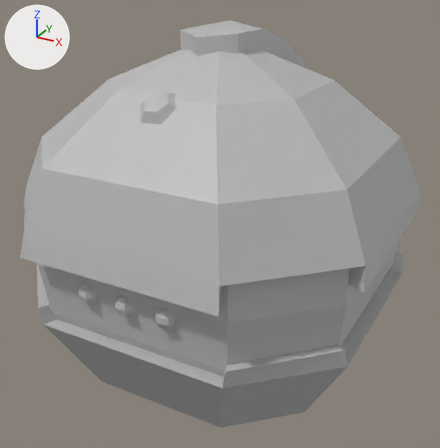
The FBX model Diamond Engine/Project Folder/Assets/Models/Mando/Grenade.fbx as it was, and as the next commit left it.
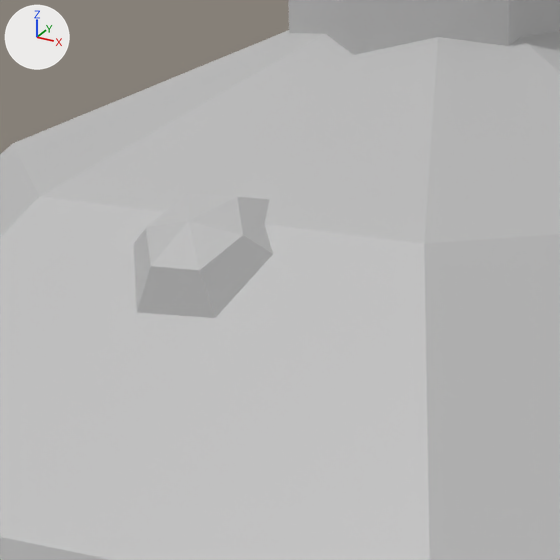
Each version appears first whole from a camera (50 mm lens) standing at (0.002219, -0.004023, 0.003579) and looking at (0.000008, -0.000004, 0.001569), and next in a close-up on the part from 24% to 57% of the width and 9% to 42% of the height. The axes (+X, +Y, +Z) are drawn at upper left. The lights are the same throughout. Where no turn or scale is listed for an object, it has been applied to the vertices.

In view in the first close-up: 'Grenade'.
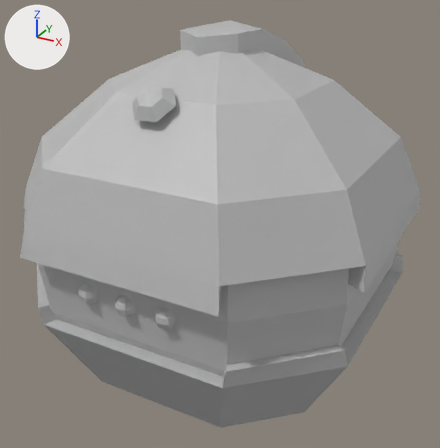
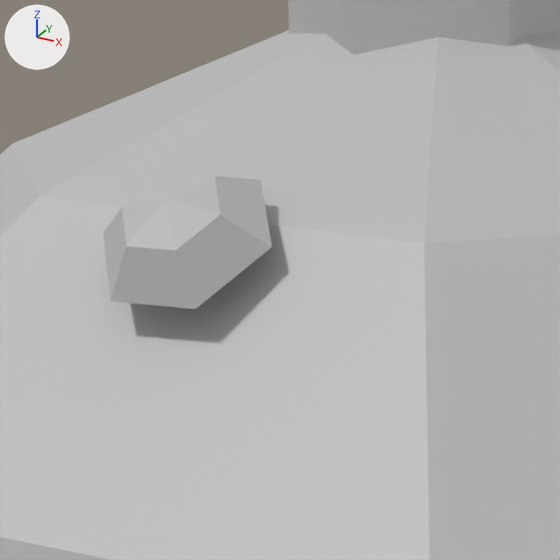
Where the change shows, as pixel boxes [x1, y1, x2, y2] in the close-ups (560 x 560 px; the box of a moved part takes in the faces that stretch with it):
```json
{"part": 1, "of": "me_mesh", "change": "moved or reshaped", "before": [133, 193, 273, 318], "after": [103, 172, 272, 309]}
```

Edits to the scene script, one JSON object a line:
```json
{"block": "me_mesh", "where": "me_mesh.from_pydata(...)  # 236 vertices, 356 faces; spans x -0.00141..0.00141, y -0.00143..0.00143, z -0.00157..0.00157"}
{"block": "me_mesh", "where": "# used by ob_grenade; location = (0.000015, 0.000002, 0.001572)"}
{"block": "me_mesh", "change": "me_mesh part 1: the loose piece of 13 vertices spanning x -0.00018..0.00015, y -0.00091..-0.00068, z 0.00102..0.00121 is moved by (0.0, -0.00006, 0.00005)"}
```
